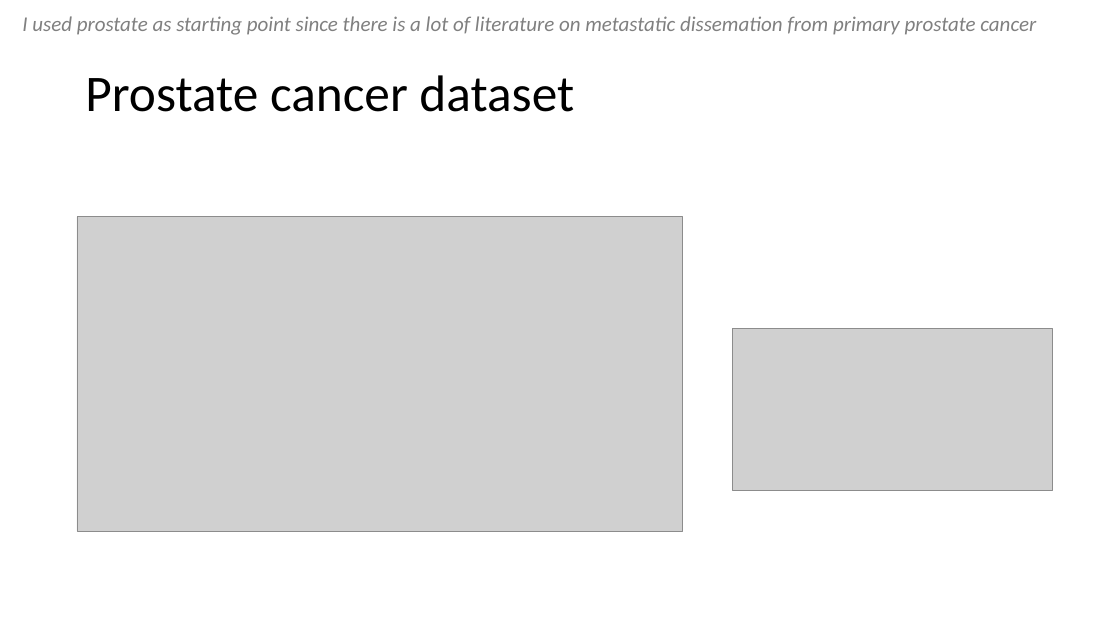
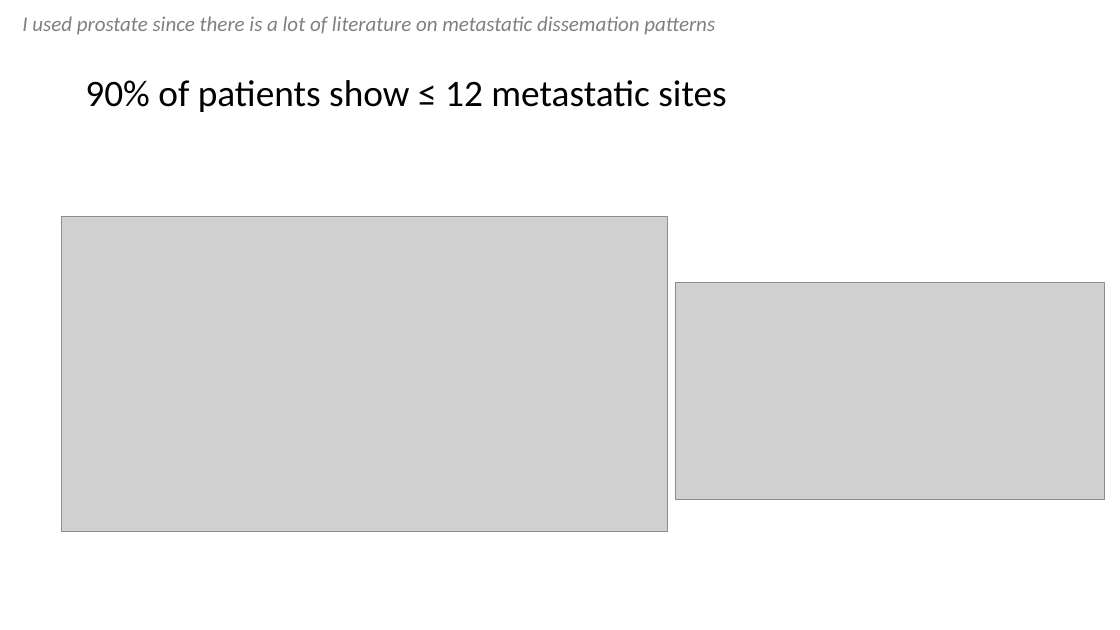
Before and after one commit to chris-kreitzer/Tropism-Timing, a slide deck: slide 6 of Tropism_Timing.pptx (slide 5 before the commit). Drawn at 1120x630 pixels with LibreOffice and Linux fonts; fonts in the diff are those of the drawing; grey boxes stand for pictures. Boxes give left, top, right and bottom in pixels: in the first picture for what was removed or moved away, otherwise in the second. Text is boxed around its words. In the diff, an @@ line names an element or a change of style, - is before the commit and + after.

```diff
--- a/Tropism_Timing.pptx
+++ b/Tropism_Timing.pptx
@@ text at (22, 16, 715, 35): text changed @@
-I used prostate as starting point since there is a lot of literature on metastatic dissemation from primary prostate cancer
+I used prostate since there is a lot of literature on metastatic dissemation patterns
@@ title at (85, 80, 726, 112): text changed; size 44 to 32 pt @@
-Prostate cancer dataset
+90% of patients show ≤ 12 metastatic sites
@@ picture: place and size @@
-picture at (77, 217, 683, 531)
+picture at (61, 217, 667, 531)
@@ picture: place and size @@
-picture at (733, 329, 1052, 491)
+picture at (676, 282, 1104, 500)
```
Also in this commit, not shown: 8 other slides changed, 5 slides added, 3 slides removed.
